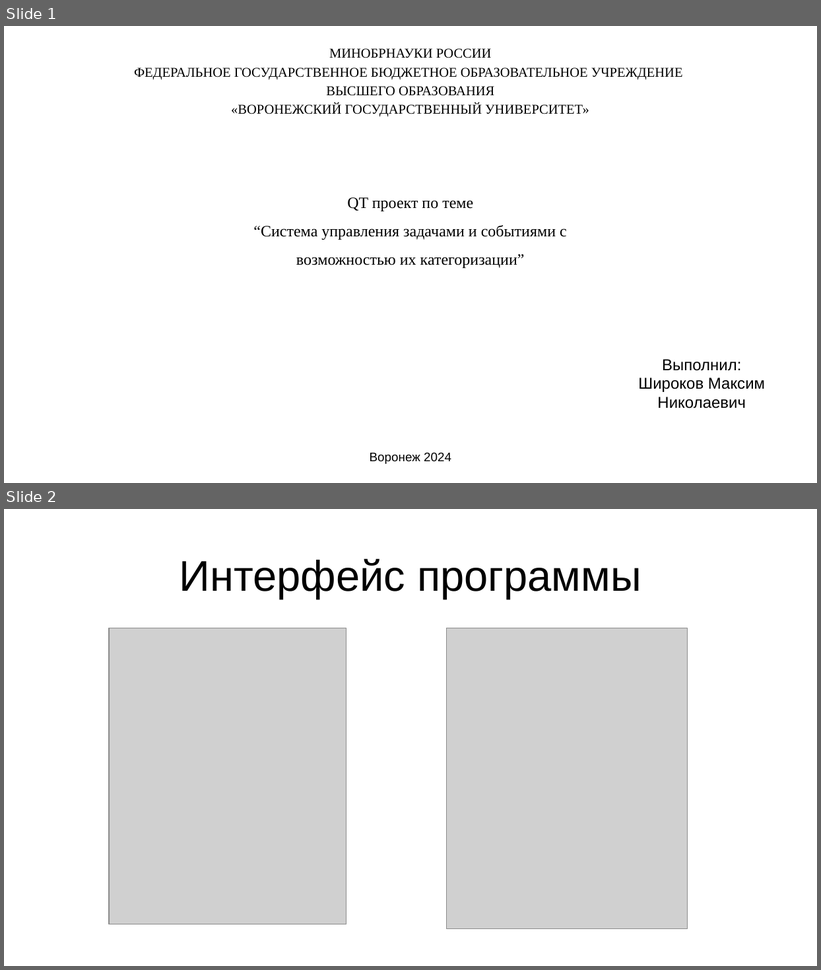
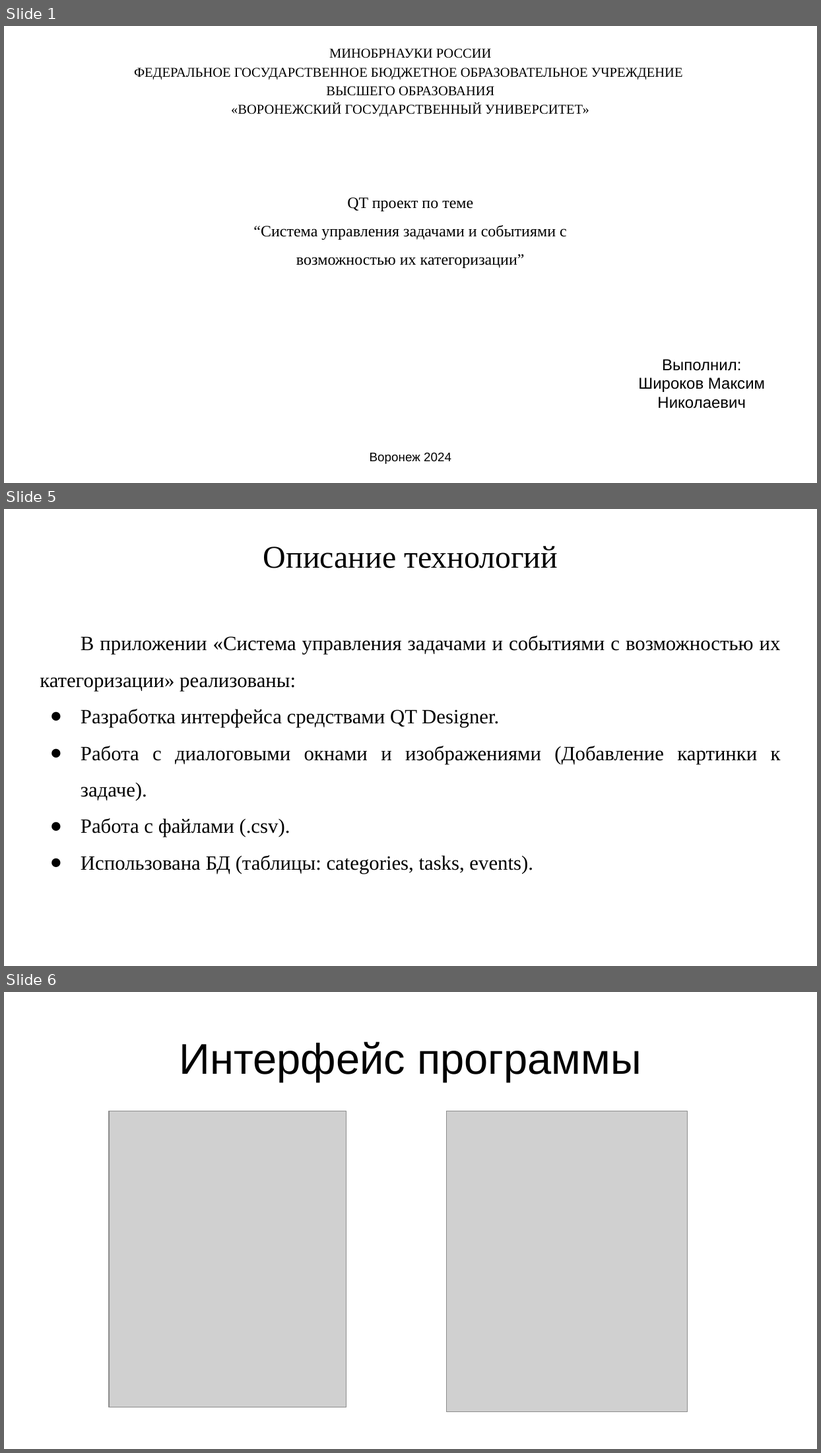
Before and after one commit to SutsuraGod/To-Do-List, a slide deck: Информация о программе/Презентация.pptx. Shown one above the other, each under a label of ours: slides 1 and 2 before the commit, slides 1, 5 and 6 after it; the slides between them are not shown. The pictures are 821x970 and 821x1453 pixels, drawn with LibreOffice and Linux fonts; fonts in the diff are those of the drawing; grey boxes stand for pictures. Boxes give left, top, right and bottom in pixels: in the first picture for what was removed or moved away, otherwise in the second. Text is boxed around its words. In the diff, an @@ line names an element or a change of style, - is before the commit and + after.

```diff
--- a/Информация о программе/Презентация.pptx
+++ b/Информация о программе/Презентация.pptx
@@ slide 5 added at (4,509,817,966), background #FFFFFF @@
@@ title added at (263,546,558,568), 28 pt, text #000000 @@
+Описание технологий
@@ subtitle added at (40,636,781,874), 18 pt, text #000000 @@
+В приложении «Система управления задачами и событиями с возможностью их категоризации» реализованы:
+● Разработка интерфейса средствами QT Designer.
+● Работа с диалоговыми окнами и изображениями (Добавление картинки к задаче).
+● Работа с файлами (.csv).
+● Использована БД (таблицы: categories, tasks, events).
@@ what was slide 2 is now slide 6 @@
```
Also in this commit, not shown: 4 other slides added, 1 slide removed, 15 other files.
